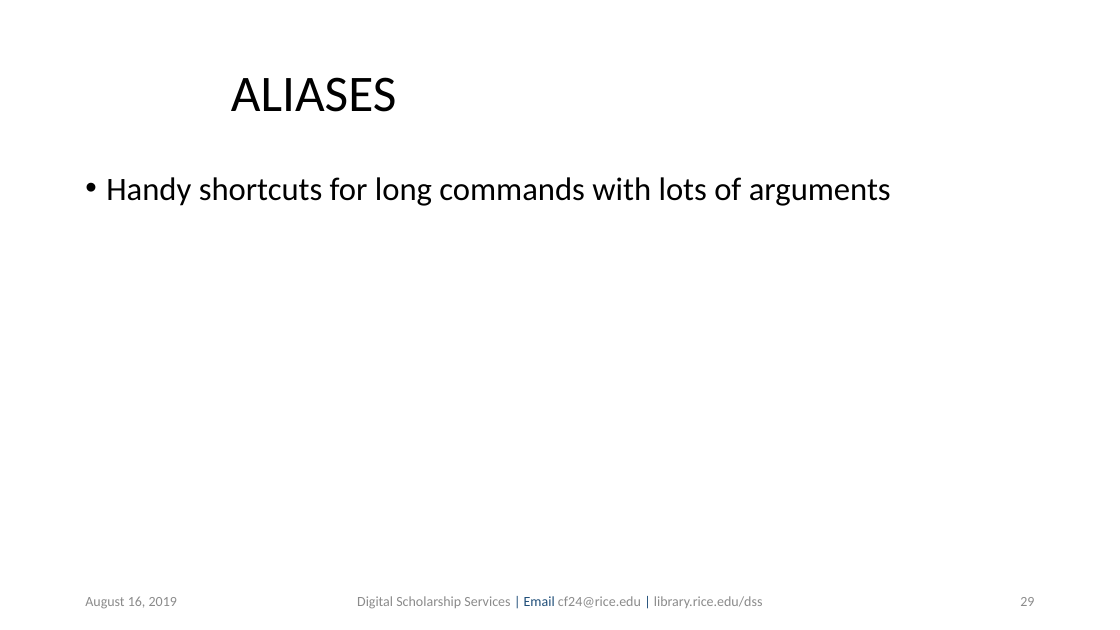
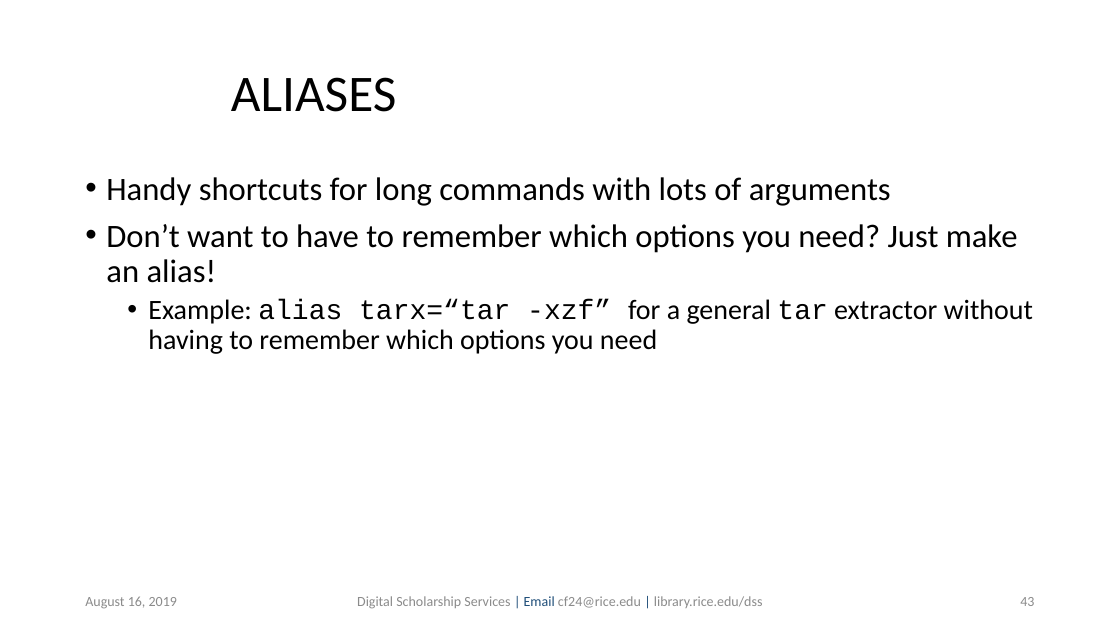
Before and after one commit to bakitybacon/rice-data-and-donuts, a slide deck: slide 43 of bash/Introduction to Bash.pptx (slide 29 before the commit). Drawn at 1120x630 pixels with LibreOffice and Linux fonts; fonts in the diff are those of the drawing; background and template pictures are left out. Boxes give left, top, right and bottom in pixels: in the first picture for what was removed or moved away, otherwise in the second. Text is boxed around its words. In the diff, an @@ line names an element or a change of style, - is before the commit and + after.

```diff
--- a/bash/Introduction to Bash.pptx
+++ b/bash/Introduction to Bash.pptx
@@ text at <box>106,224,1033,354</box>: paragraphs added @@
+• Don’t want to have to remember which options you need? Just make an alias!
+  • Example: alias tarx=“tar -xzf” for a general tar extractor without having to remember which options you need
@@ page number at <box>1020,597,1034,606</box>: text changed @@
-29
+43
```
Also in this commit, not shown: 10 other slides changed, 3 slides added, 1 slide removed.
